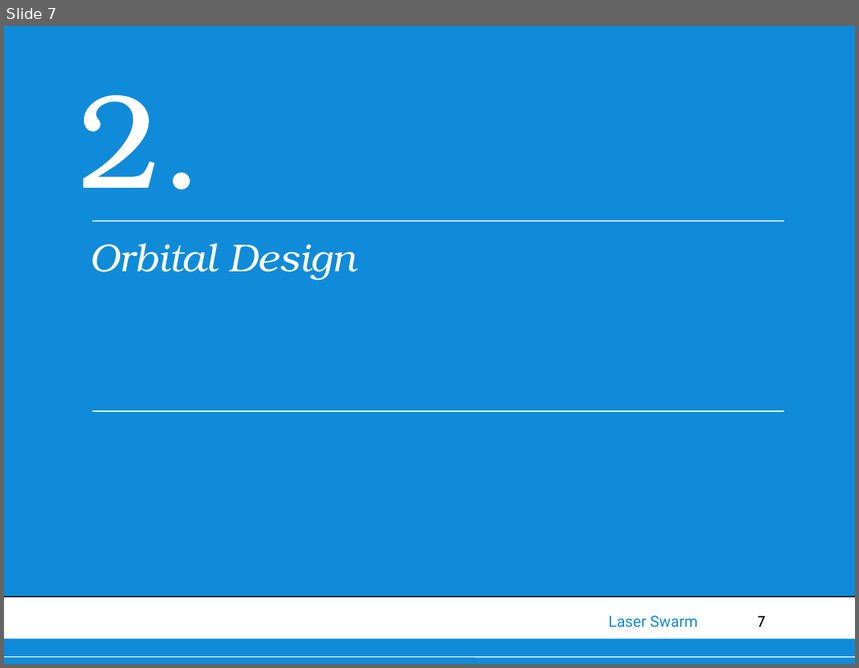
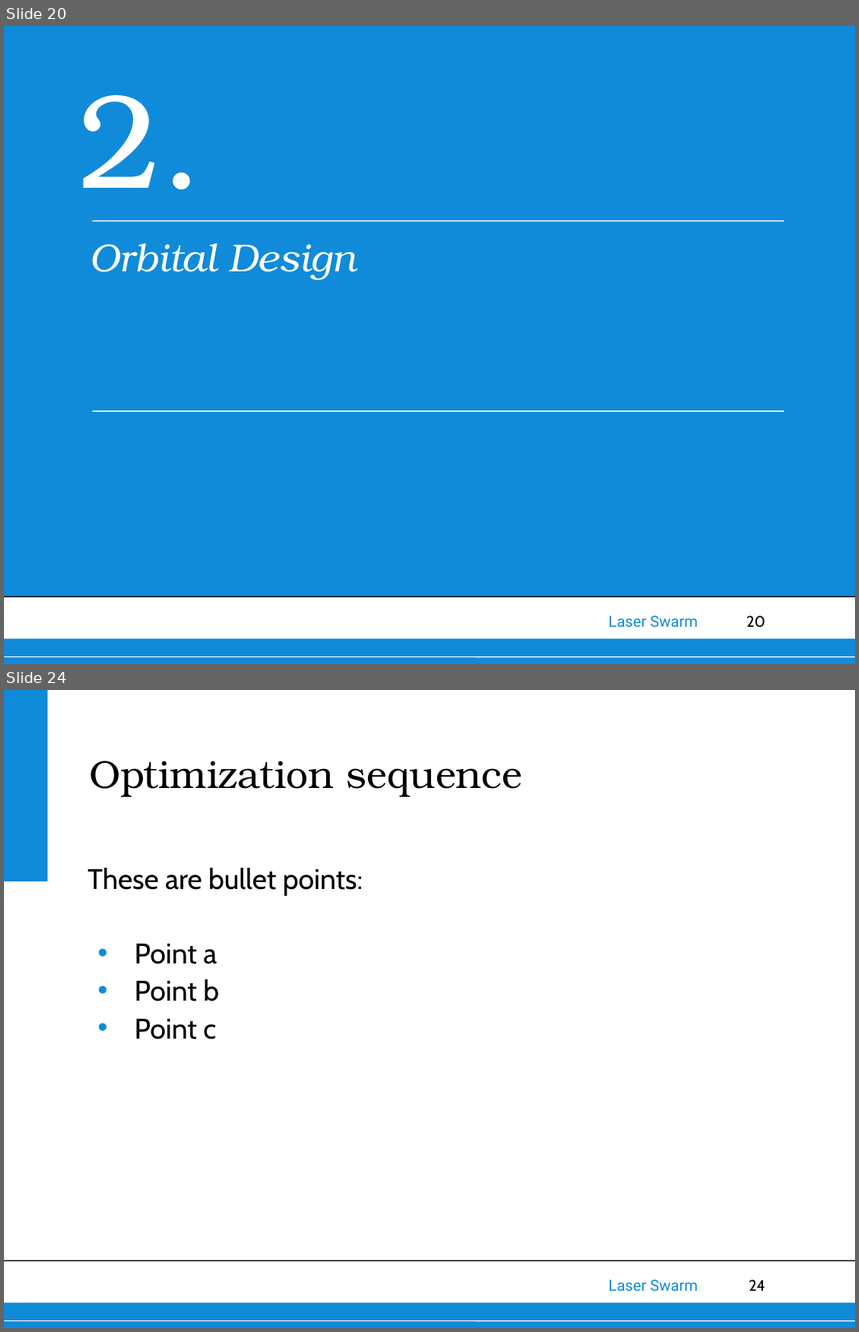
Before and after one commit to thewisenerd/laser-swarm, a slide deck: finalPresentation/FinalPresentation.ppt. Shown one above the other, each under a label of ours: slide 7 before the commit, slides 20 and 24 after it; the slides between them are not shown. The pictures are 859x668 and 859x1332 pixels, drawn with LibreOffice and Linux fonts; fonts in the diff are those of the drawing; background and template pictures are left out. Boxes give left, top, right and bottom in pixels: in the first picture for what was removed or moved away, otherwise in the second. Text is boxed around its words. In the diff, an @@ line names an element or a change of style, - is before the commit and + after.

```diff
--- a/finalPresentation/FinalPresentation.ppt
+++ b/finalPresentation/FinalPresentation.ppt
@@ slide 24 added at [4,690,855,1328], background #FFFFFF; not listed: 6 template elements that a slide beside it also shows @@
@@ title added at [89,761,522,797], 33 pt, text #000000 @@
+Optimization sequence
@@ text added at [88,868,363,1040], 24 pt, text #000000 @@
+These are bullet points:
+• Point a
+• Point b
+• Point c
@@ what was slide 7 is now slide 20 @@
@@ page number at [747,616,766,628]: text changed @@
-7
+20
```
Also in this commit, not shown: 7 slides changed, 15 other slides added, 1 slide removed.
